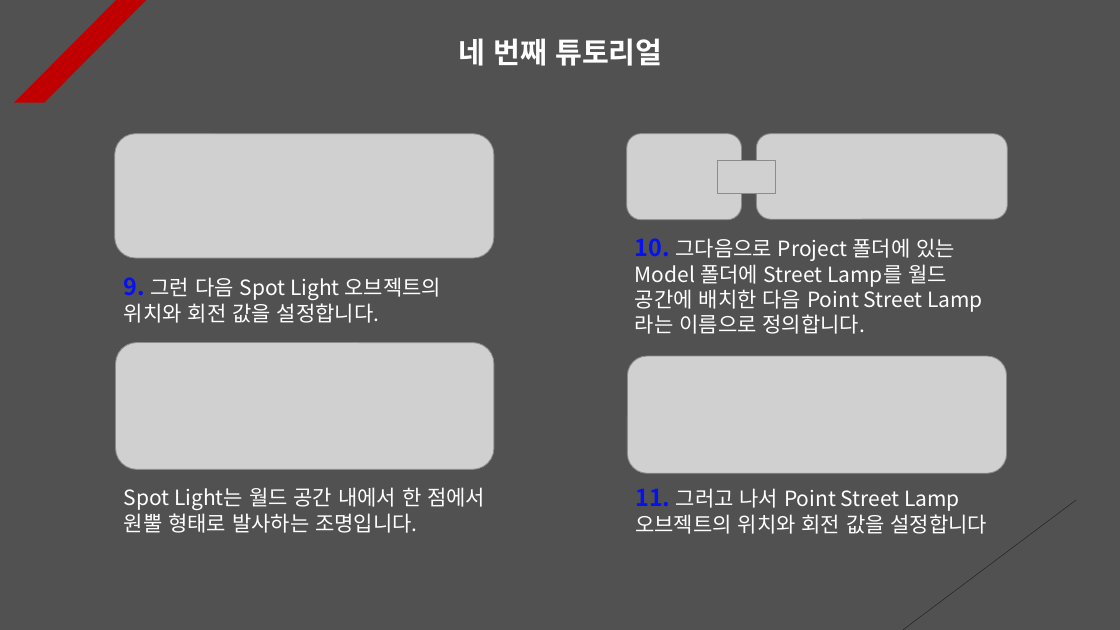
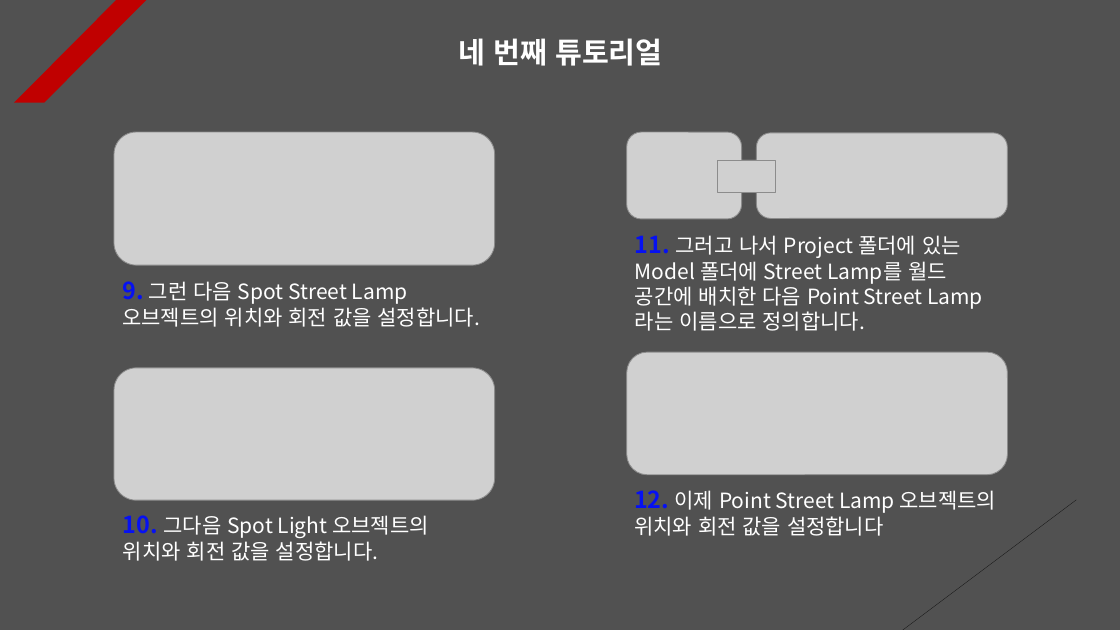
Before and after one commit to Unity2033/3D-UnityEngine, a slide deck: slide 4 of Assets/Light/PPT Data/Light Example.pptx. Drawn at 1120x630 pixels with LibreOffice and Linux fonts; fonts in the diff are those of the drawing; grey boxes stand for pictures. Boxes give left, top, right and bottom in pixels: in the first picture for what was removed or moved away, otherwise in the second. Text is boxed around its words. In the diff, an @@ line names an element or a change of style, - is before the commit and + after.

Commit message:
Light Tutorial Renewal
- Implemented to continuously
  increase the value of mass during
  physical collision

- Each PPT Data update

```diff
--- a/Assets/Light/PPT Data/Light Example.pptx
+++ b/Assets/Light/PPT Data/Light Example.pptx
@@ picture: place and size @@
-picture at bbox=[115, 134, 494, 258]
+picture at bbox=[114, 132, 495, 265]
@@ text at bbox=[635, 235, 961, 331]: text changed @@
-10. 그다음으로 Project 폴더에 있는 Model 폴더에 Street Lamp를 월드 공간에 배치한 다음 Point Street Lamp라는 이름으로 정의합니다.
+11. 그러고 나서 Project 폴더에 있는 Model 폴더에 Street Lamp를 월드 공간에 배치한 다음 Point Street Lamp라는 이름으로 정의합니다.
@@ text at bbox=[122, 281, 480, 327]: text changed @@
-9. 그런 다음 Spot Light 오브젝트의 위치와 회전 값을 설정합니다.
+9. 그런 다음 Spot Street Lamp 오브젝트의 위치와 회전 값을 설정합니다.
@@ picture: place and size @@
-picture at bbox=[628, 356, 1007, 474]
+picture at bbox=[627, 352, 1007, 475]
@@ picture: place and size @@
-picture at bbox=[116, 343, 494, 470]
+picture at bbox=[114, 368, 495, 500]
@@ text removed at bbox=[124, 487, 485, 533] @@
-Spot Light는 월드 공간 내에서 한 점에서 원뿔 형태로 발사하는 조명입니다.
@@ text at bbox=[634, 490, 997, 536]: text changed @@
-11. 그러고 나서 Point Street Lamp 오브젝트의 위치와 회전 값을 설정합니다
+12. 이제 Point Street Lamp 오브젝트의 위치와 회전 값을 설정합니다
@@ text added at bbox=[123, 515, 429, 561], 18 pt, text #FFFFFF @@
+10. 그다음 Spot Light 오브젝트의 위치와 회전 값을 설정합니다.
```
Also in this commit, not shown: 16 other slides changed, 9 other files.
